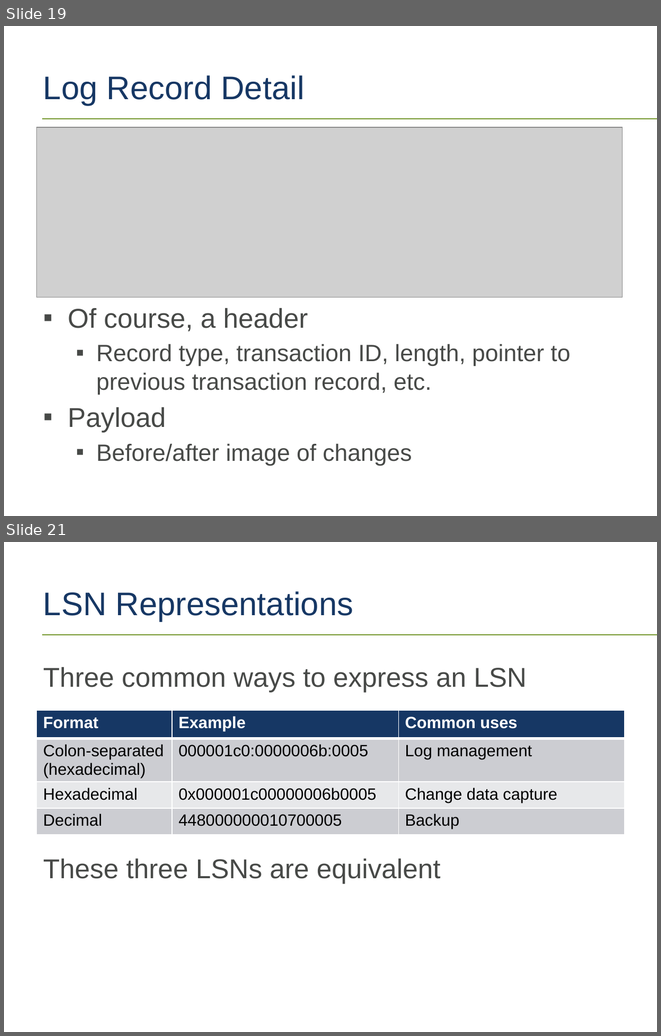
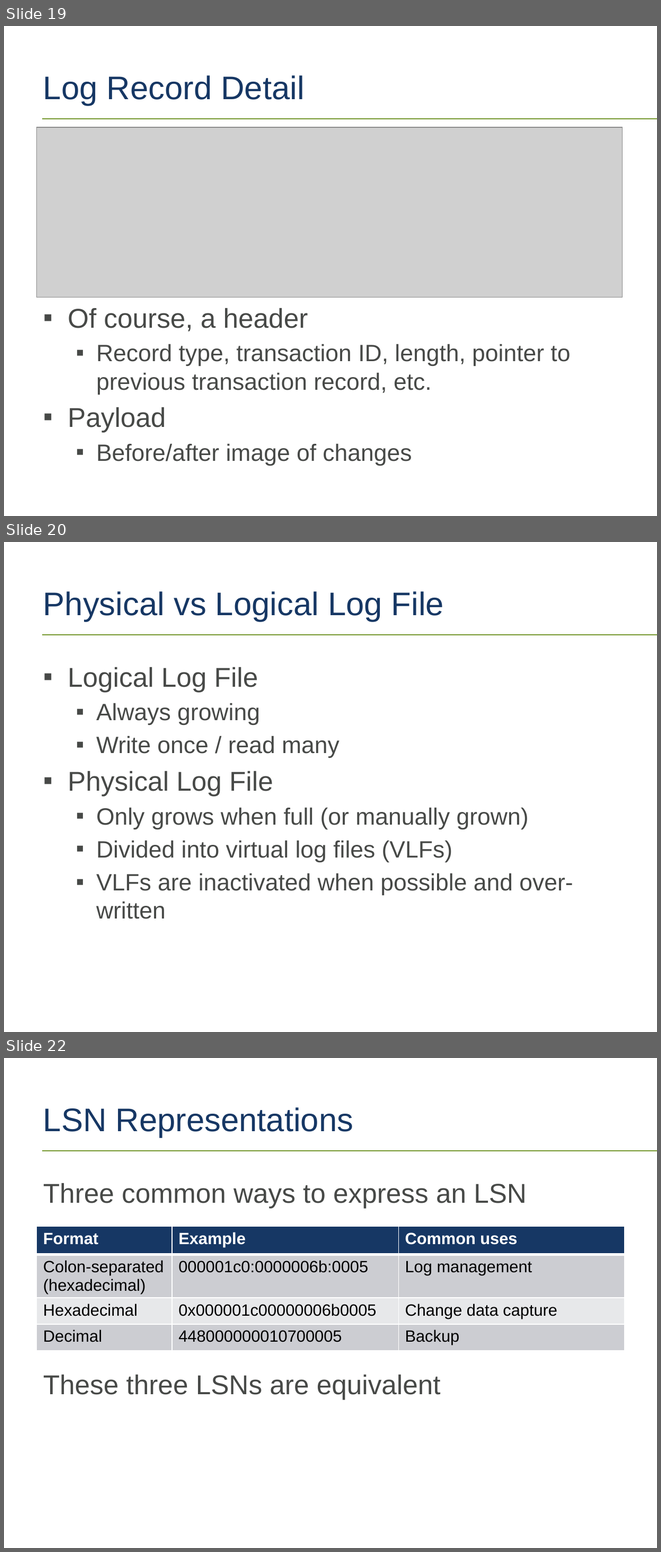
Before and after one commit to tf3604/LogFilePresentation, a slide deck: TransactionLog.pptx. Shown one above the other, each under a label of ours: slides 19 and 21 before the commit, slides 19, 20 and 22 after it; the slides between them are not shown. The pictures are 661x1036 and 661x1552 pixels, drawn with LibreOffice and Linux fonts; fonts in the diff are those of the drawing; grey boxes stand for pictures; background and template pictures are left out. Boxes give left, top, right and bottom in pixels: in the first picture for what was removed or moved away, otherwise in the second. Text is boxed around its words. In the diff, an @@ line names an element or a change of style, - is before the commit and + after.

```diff
--- a/TransactionLog.pptx
+++ b/TransactionLog.pptx
@@ slide 20 added at bbox=[4, 542, 657, 1032], background #FFFFFF; not listed: 1 template element that a slide beside it also shows @@
@@ title added at bbox=[43, 591, 444, 622], 36 pt, text #163764 @@
+Physical vs Logical Log File
@@ text added at bbox=[68, 667, 573, 919], 26 pt, text #474947 @@
+▪ Logical Log File
+  ▪ Always growing
+  ▪ Write once / read many
+▪ Physical Log File
+  ▪ Only grows when full (or manually grown)
+  ▪ Divided into virtual log files (VLFs)
+  ▪ VLFs are inactivated when possible and over-written
@@ what was slide 21 is now slide 22 @@
```
Also in this commit, not shown: 2 slides changed.
